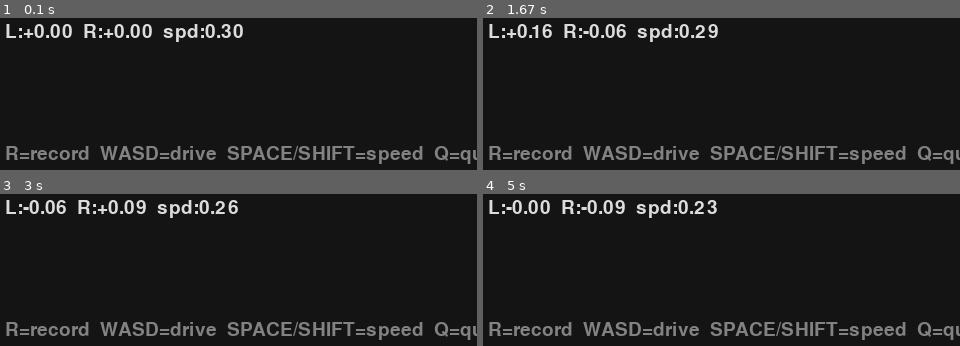
Above: before the commit, frames 1-4 (two rows, left to right).
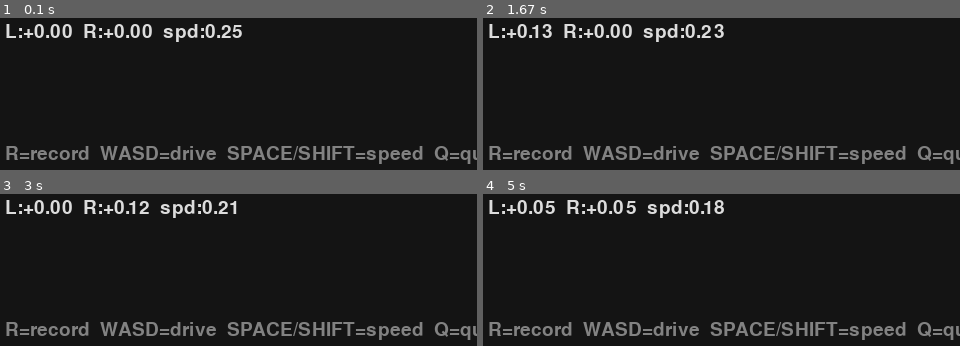
Above: after the commit, the same moments.

Repository: hchap1/drc
Game: pygame game, started from collect_data.py
The game is run twice, just before and just after one commit, with the same random seed, the same clock (stepped at 60 frames per second) and the same inputs.
Inputs:
- Up to frame 1 (0.1 s): no input
- Up to frame 2 (1.67 s): hold D 0.33-0.8 s; hold W 0.83-1.13 s; tap Shift at 0.9, 1.23, 1.53 s; hold D 1.17-1.63 s
- Up to frame 3 (3 s): hold A 1.67-2.2 s; tap Shift at 1.73, 2.03, 2.3, 2.63, 2.93 s; hold S 2.23-2.53 s; hold A 2.57-2.97 s
- Up to frame 4 (5 s): hold W 3-3.37 s; tap Shift at 3.07, 3.47, 3.77, 4.13, 4.53, 4.83 s; hold D 3.4-4.03 s; hold S 4.07-4.43 s; hold A 4.47-4.93 s; hold D from 4.97 s (still down)

The runs differ from the first frame. In frame 1, 0.2% of the frame differs, in the area x 46-51%, y 3-14%; in frame 2, 1.7%; in frame 3, 2.5%, in the area x 4-50%, y 3-16%; in frame 4, 2.5%.

Commit message:
tweak: speed 0.3→0.25, ramp_up 0.3→0.2s, inside wheel reversed for tighter turns
STEER_INNER 0.4→-0.3 so the inside wheel actively brakes/reverses during
a turn rather than just coasting, giving a tighter hook radius.

Co-Authored-By: Claude Sonnet 4.6 <noreply@anthropic.com>

Diff:
--- a/collect_data.py
+++ b/collect_data.py
@@ -24,10 +24,10 @@
 
 JETSON_IP    = '192.168.4.2'
 LABEL_PORT   = 5009
-SPEED        = 0.3        # starting speed (SPACE/LSHIFT adjust)
+SPEED        = 0.25       # starting speed (SPACE/LSHIFT adjust)
 STEER_OUTER  = 1.7        # outside wheel boost during turn
-STEER_INNER  = 0.4        # inside wheel reverse during turn (reduced)
-RAMP_UP      = 0.3        # seconds: 0 → full (press)
+STEER_INNER  = -0.3       # inside wheel (negative = reverse into turn)
+RAMP_UP      = 0.2        # seconds: 0 → full (press)
 RAMP_DOWN    = 0.05       # seconds: full → 0 (release)
 
 _PKT = struct.Struct('<Bff')   # recording(uint8), left(float32), right(float32)
